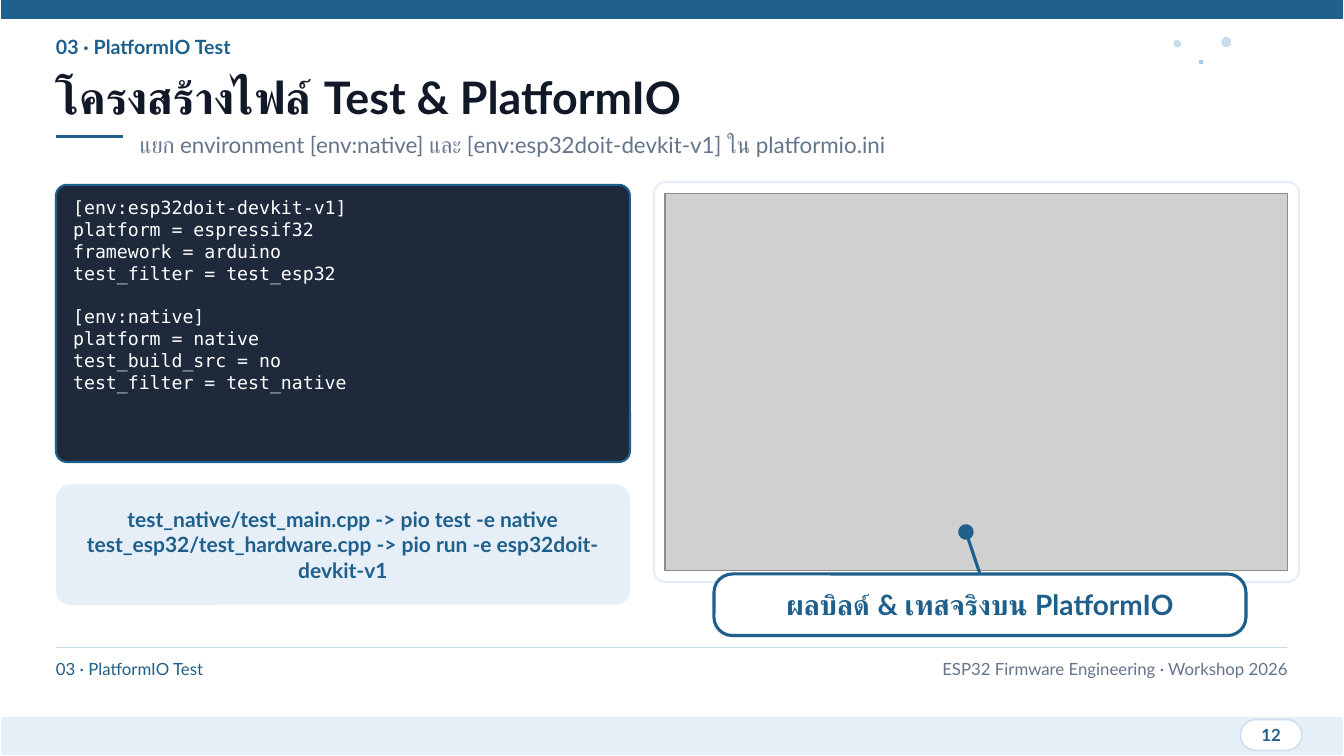
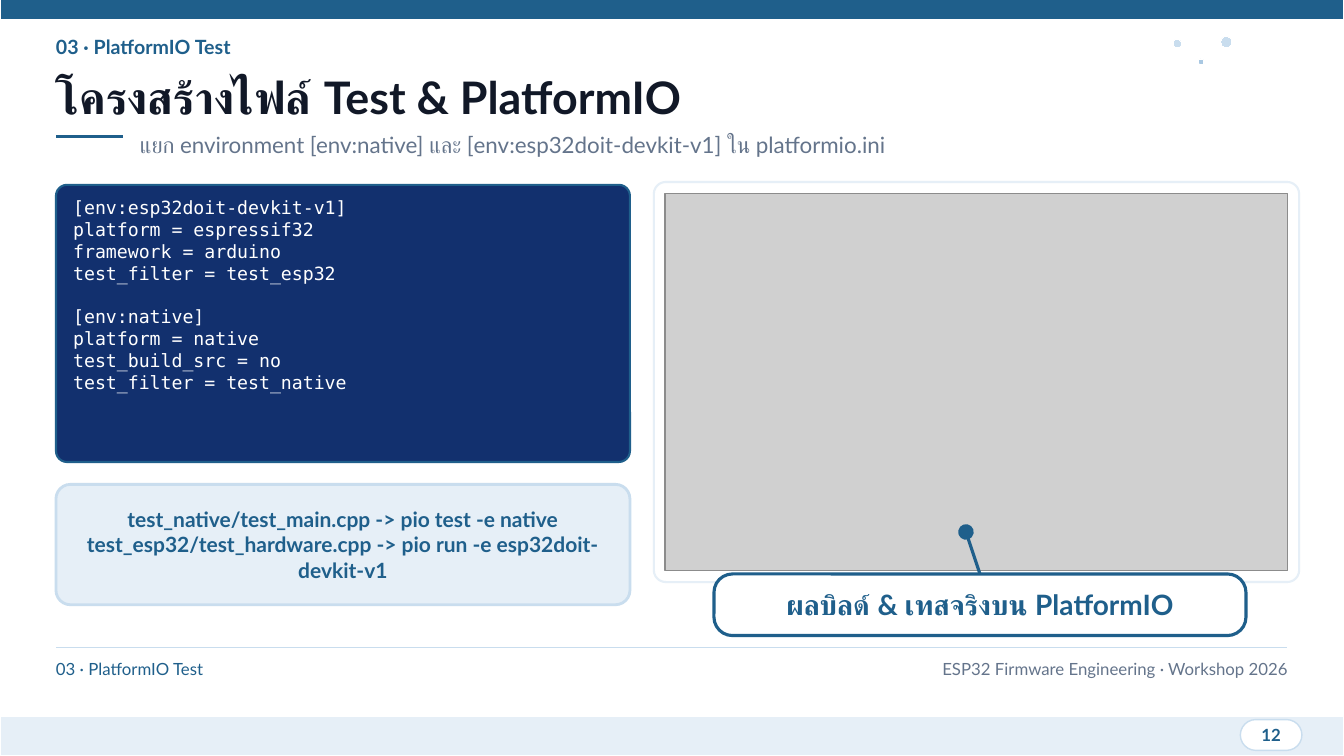
Before and after one commit to SavEe2429/git-practice, a slide deck: slide 12 of presentation/ESP32_Git_CICD_Workshop.pptx. Drawn at 1344x756 pixels with LibreOffice and Linux fonts; fonts in the diff are those of the drawing; grey boxes stand for pictures. Boxes give left, top, right and bottom in pixels: in the first picture for what was removed or moved away, otherwise in the second. Text is boxed around its words. In the diff, an @@ line names an element or a change of style, - is before the commit and + after.

Commit message:
style(presentation): enforce pure NDRS white-ice-navy palette without extra colors

```diff
--- a/presentation/ESP32_Git_CICD_Workshop.pptx
+++ b/presentation/ESP32_Git_CICD_Workshop.pptx
@@ rounded rectangle "[env:esp32doit-devkit-v1]" at [56,185,630,462]: fill #1E293B to #12306E @@
@@ rounded rectangle "test_native/test_main.cpp -> pio test -e ..." at [56,485,630,605]: outline none to #C9DDEE 2 pt @@
```
Also in this commit, not shown: 8 other slides changed, 1 other file.
